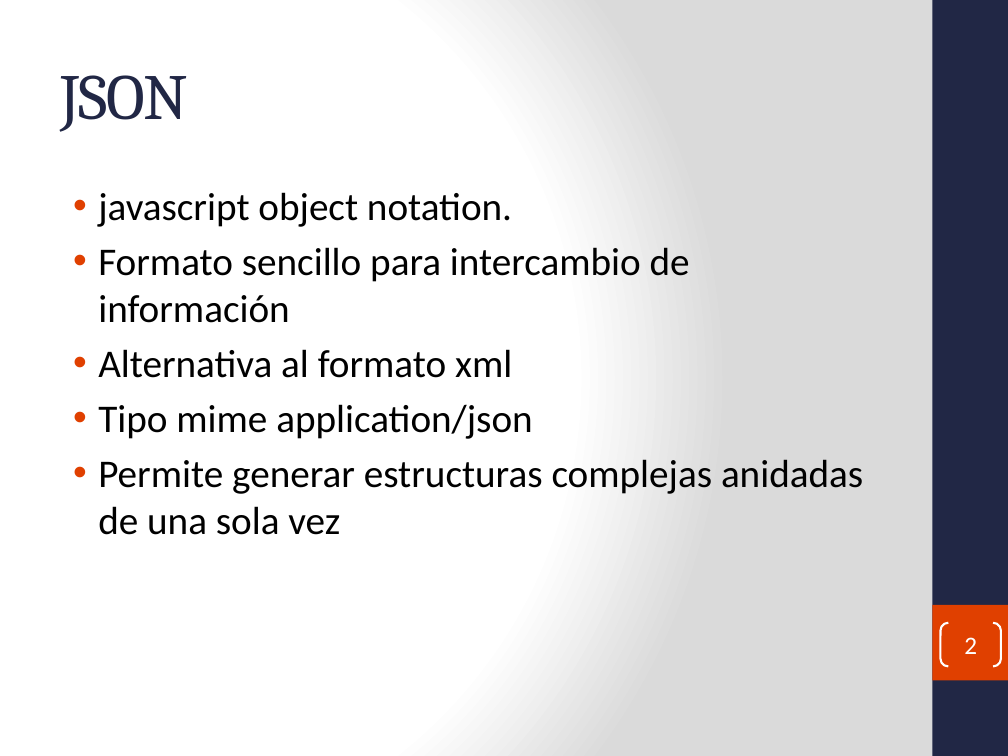
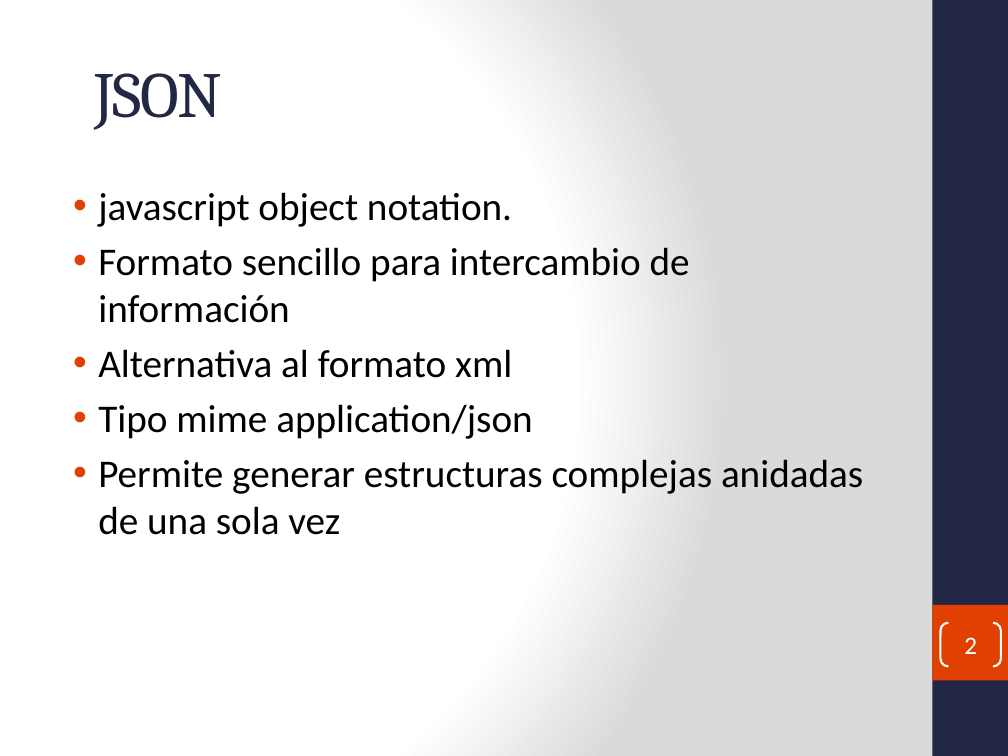
Before and after one commit to fdepablo/WsCursoJavaEE, a slide deck: slide 2 of _34_WS_REST_HolaMundo/powerpoint/REST Web Services.pptx. Drawn at 1008x756 pixels with LibreOffice and Linux fonts; fonts in the diff are those of the drawing. Boxes give left, top, right and bottom in pixels: in the first picture for what was removed or moved away, otherwise in the second. Text is boxed around its words. In the diff, an @@ line names an element or a change of style, - is before the commit and + after.

```diff
--- a/_34_WS_REST_HolaMundo/powerpoint/REST Web Services.pptx
+++ b/_34_WS_REST_HolaMundo/powerpoint/REST Web Services.pptx
@@ title "JSON": place and size @@
-title "JSON" at (60, 75, 188, 132)
+title "JSON" at (94, 73, 222, 130)
```
Also in this commit, not shown: 3 other slides changed, 11 other files.
